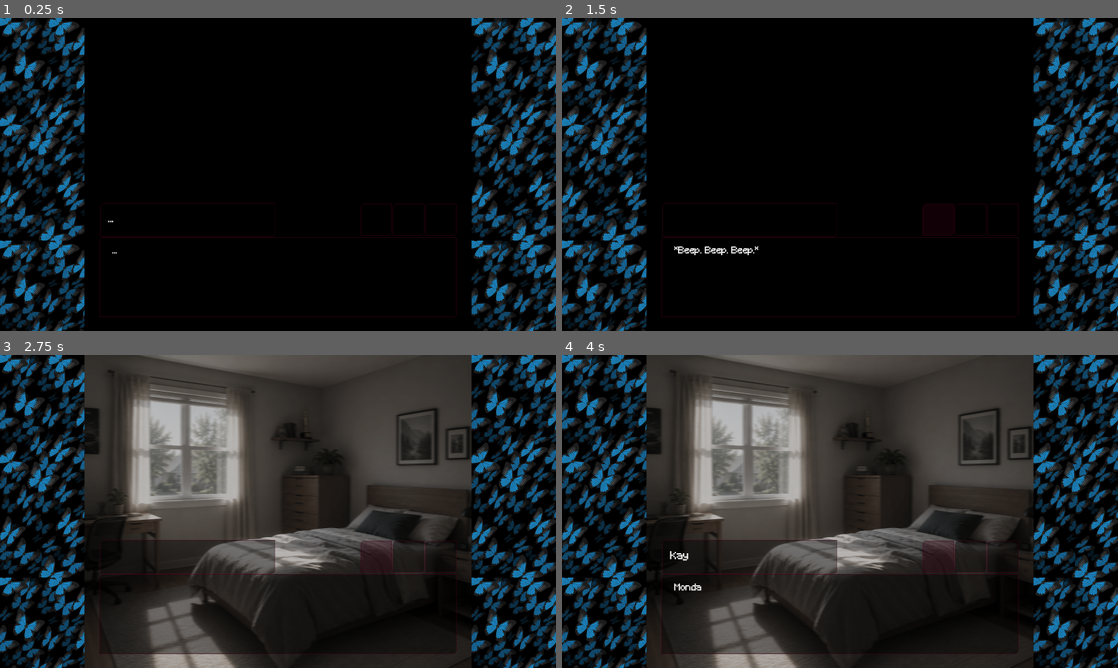
Above: before the commit, frames 1-4 (two rows, left to right).
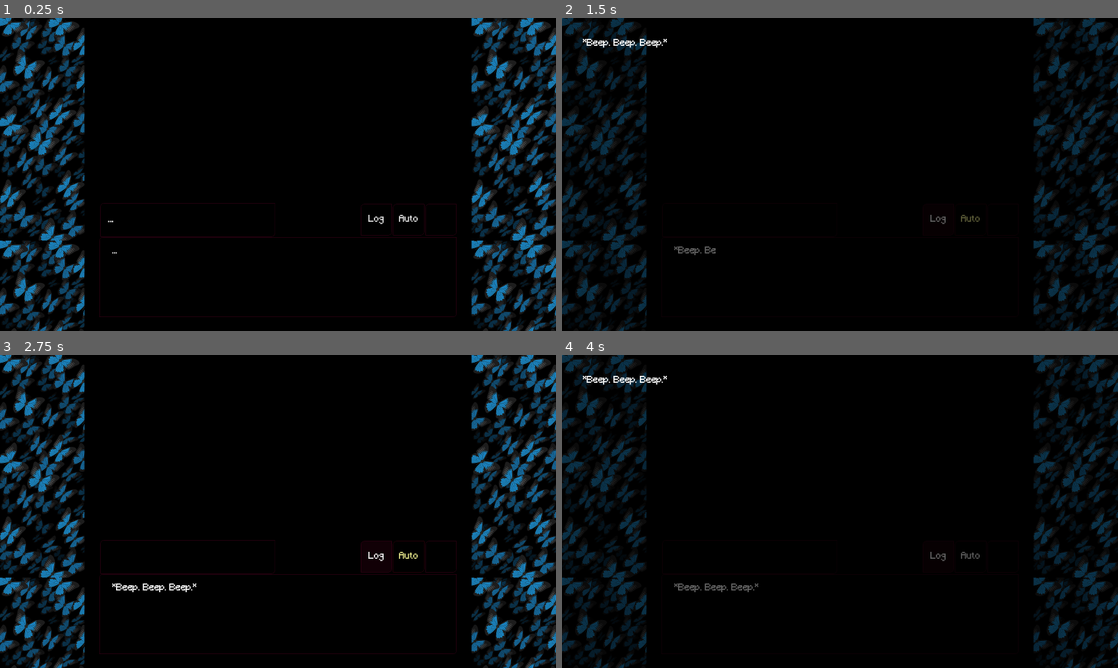
Above: after the commit, the same moments.

Repository: candydaisy/UntitledIllness
Game: Godot game, scene res://Scenes/Characters/Story.tscn
The game is run twice, just before and just after one commit, with the same random seed, the same clock (stepped at 60 frames per second) and the same inputs. This scene is started directly instead of the project's main scene.
Inputs (mouse positions are in pixels of both pictures, inside the frame that each line leads up to):
- Up to frame 1 (0.25 s): no input
- Up to frame 2 (1.5 s): click (973, 218) at 0.5 s; click (940, 218) at 1.27 s
- Up to frame 3 (2.75 s): click (378, 555) at 2 s, where only the run after the commit has a clickable "Log"
- Up to frame 4 (4 s): click (973, 555) at 2.75 s; click (940, 555) at 3.52 s

The runs differ from the first frame. In frame 1, less than 0.1% of the frame differs, in the area x 66-76%, y 62-66%; in frame 2, 11%; in frame 3, 54%; in frame 4, 66%, in the area x 0-100%, y 0-100%.

Commit message:
Add Auto mode and dialog log
Co-Authored-By: Claude Opus 5.5 <noreply@anthropic.com>

Diff:
--- a/Scenes/Dialog/dialog.tscn
+++ b/Scenes/Dialog/dialog.tscn
@@ -171,7 +171,7 @@
 grow_vertical = 2
 theme = ExtResource("2_87kay")
 
-[node name="Button3" type="Button" parent="Buttons/Others" unique_id=928245122]
+[node name="Log" type="Button" parent="Buttons/Others" unique_id=928245122]
 layout_mode = 1
 anchors_preset = 8
 anchor_left = 0.5
--- /dev/null
+++ b/Scripts/StoryEngine/dialog_log.gd
@@ -0,0 +1,65 @@
+class_name DialogLog
+extends PanelContainer
+## Scrollable list of every line shown so far, plus the choices picked.
+## Built in code so the dialog scene doesn't need extra nodes.
+
+const DIM := Color(1, 1, 1, 0.6)
+const CHOICE := Color(0.95, 0.85, 0.55)
+
+var _lines : Array = [] # one BBCode string per entry
+var _label : RichTextLabel
+
+
+func _init(theme_from: Control) -> void:
+	visible = false
+	mouse_filter = Control.MOUSE_FILTER_STOP # don't click through to the story
+	set_anchors_and_offsets_preset(Control.PRESET_FULL_RECT)
+	if theme_from:
+		theme = theme_from.theme
+
+	var margin := MarginContainer.new()
+	for side in ["left", "right", "top", "bottom"]:
+		margin.add_theme_constant_override("margin_" + side, 60)
+	add_child(margin)
+
+	_label = RichTextLabel.new()
+	_label.bbcode_enabled = true
+	_label.scroll_following = true
+	_label.add_theme_font_size_override("normal_font_size", 26)
+	margin.add_child(_label)
+
+
+func _ready() -> void:
+	# Same panel as before, just black instead of grey (keeps its transparency).
+	var style := get_theme_stylebox("panel")
+	if style is StyleBoxFlat:
+		style = style.duplicate()
+		style.bg_color = Color(0, 0, 0, style.bg_color.a)
+		add_theme_stylebox_override("panel", style)
+
+
+func add_line(speaker: String, text: String) -> void:
+	var line := text.strip_edges()
+	if speaker != "":
+		line = "[color=#%s]%s[/color]\n%s" % [DIM.to_html(), speaker, line]
+	_lines.append(line)
+	_refresh()
+
+func add_choice(text: String) -> void:
+	_lines.append("[color=#%s]> %s[/color]" % [CHOICE.to_html(), text])
+	_refresh()
+
+## Removes the last n entries (used when rewinding).
+func remove_last(n := 1) -> void:
+	for i in mini(n, _lines.size()):
+		_lines.pop_back()
+	_refresh()
+
+
+func toggle() -> void:
+	visible = not visible
+	if visible:
+		_label.scroll_to_line(_label.get_line_count())
+
+func _refresh() -> void:
+	_label.text = "\n\n".join(_lines)
--- a/Scripts/StoryEngine/story_player.gd
+++ b/Scripts/StoryEngine/story_player.gd
@@ -11,6 +11,8 @@
 @export var starting_weight := 55.0
 @export var max_weight := 100.0
 @export var choice_delay := 1.5
+@export var auto_delay := 1.2 # seconds Auto waits after a line finishes...
+@export var auto_delay_per_char := 0.03 # ...plus this per character, so long lines stay up longer
 @export var debug_log := false # print node / weight / state on every node
 
 @onready var type_sound : AudioStreamPlayer = $Audio/typing
@@ -27,6 +29,8 @@
 	$Cenfix/Dialog/Buttons/Choices/choice2,
 	$Cenfix/Dialog/Buttons/Choices/choice3,
 ]
+@onready var auto_button : Button = $Cenfix/Dialog/Buttons/Others/Auto
+@onready var log_button : Button = $Cenfix/Dialog/Buttons/Others/Log
 
 
 const BASE_TYPING_SPEED := 30.0
@@ -64,6 +68,8 @@
 var current_choices := []
 var node_history : Array = []
 var pending_secret := ""
+var auto_mode := false
+var dialog_log : DialogLog
 
 var _node_serial := 0 # bumped on every node change so stale awaits can bail out
 var _tint_tween : Tween
@@ -86,8 +92,14 @@
 
 	weight.state_changed.connect(_on_weight_state_changed)
 	typewriter.finished.connect(_show_choices)
+	typewriter.finished.connect(_auto_advance)
 	for i in choice_buttons.size():
 		choice_buttons[i].pressed.connect(_on_choice_pressed.bind(i))
+
+	dialog_log = DialogLog.new(dialog.get_node("DialogBox"))
+	dialog.add_child(dialog_log)
+	_setup_button(auto_button, "Auto", _toggle_auto)
+	_setup_button(log_button, "Log", dialog_log.toggle)
 
 	if OS.is_debug_build():
 		_validate()
@@ -103,7 +115,20 @@
 
 
 func _input(event: InputEvent) -> void:
-	if graph == null or event.is_echo() or is_transitioning:
+	if graph == null or event.is_echo():
+		return
+
+	if dialog_log.visible:
+		# The log covers the Log button, so check its area by hand. Esc also closes.
+		var on_log_button : bool = event is InputEventMouseButton and event.button_index == MOUSE_BUTTON_LEFT \
+				and event.pressed and log_button.get_global_rect().has_point(event.position)
+		if on_log_button or event.is_action_pressed("ui_cancel"):
+			dialog_log.toggle()
+		return # scrolling and clicks belong to the log while it's open
+	if is_transitioning:
+		return
+	# Clicking Auto, Log or a choice shouldn't also advance the dialog.
+	if event is InputEventMouseButton and get_viewport().gui_get_hovered_control() is BaseButton:
 		return
 
 	if event.is_action_pressed("dialog_deprocess"):
@@ -120,6 +145,7 @@
 	typewriter.stop()
 	pending_secret = ""
 	choices_container.visible = false
+	dialog_log.remove_last(2) # this line, and the one about to be shown again
 
 	var s = node_history.pop_back()
 	current_node = s["node"]
@@ -185,10 +211,38 @@
 	speaker_label.text = entry.get("speaker", "")
 	apply_emotion(entry.get("emotion", ""))
 	typewriter.start(entry.get("text", ""))
+	dialog_log.add_line(speaker_label.text, text_label.get_parsed_text())
 
 	if debug_log:
 		print("node ", node_name, " | weight ", weight.value, " | ", EmotionalWeight.State.keys()[weight.state])
 
+
+
+func _setup_button(button: Button, label: String, action: Callable) -> void:
+	if button.text == "" and button.icon == null:
+		button.text = label
+	button.focus_mode = Control.FOCUS_NONE # so Space/Enter keep advancing the dialog
+	button.pressed.connect(action)
+
+
+func _toggle_auto() -> void:
+	auto_mode = not auto_mode
+	auto_button.modulate = Color(1, 1, 0.6) if auto_mode else Color.WHITE
+	if auto_mode and not typewriter.is_typing:
+		_auto_advance()
+
+## After a line finishes, waits and advances on its own. Stops at choices.
+func _auto_advance() -> void:
+	if not auto_mode or graph.get_entry(current_node).has("choices"):
+		return
+	var serial := _node_serial
+	var wait := auto_delay + text_label.get_parsed_text().length() * auto_delay_per_char
+	await get_tree().create_timer(wait).timeout
+	# Bail if the player moved on, turned Auto off, or is reading the log.
+	while dialog_log.visible and auto_mode and serial == _node_serial:
+		await get_tree().process_frame
+	if auto_mode and serial == _node_serial and not is_transitioning:
+		_handle_advance()
 
 
 func _show_choices() -> void:
@@ -224,6 +278,7 @@
 
 func select_choice(choice: Dictionary) -> void:
 	choices_container.visible = false
+	dialog_log.add_choice(choice.get("text", ""))
 	_push_history(current_node, true)  #block rewind past
 	weight.change(choice.get("weight_change", 0.0))
 	if choice.has("set_flag"):
Not shown, added: Scripts/StoryEngine/dialog_log.gd.uid
